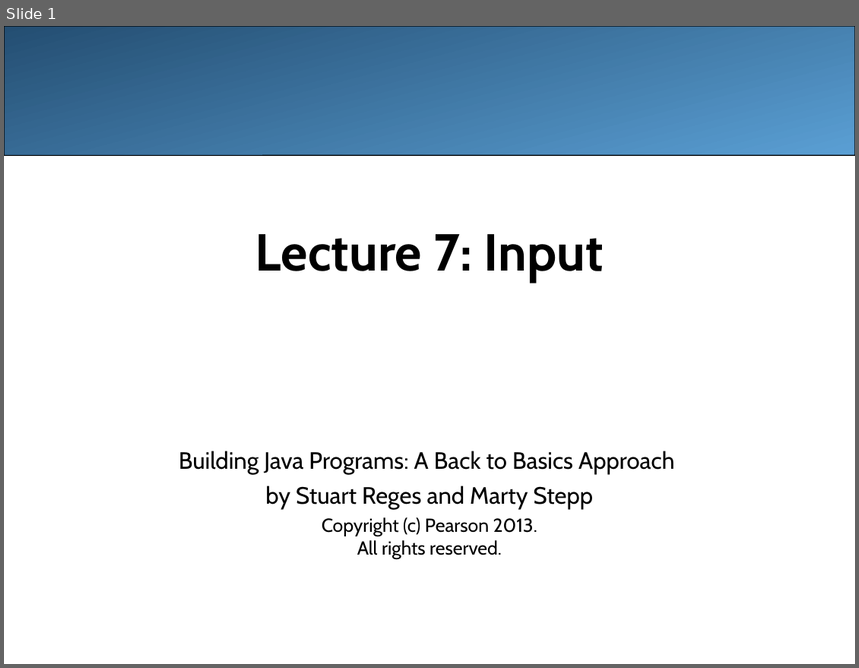
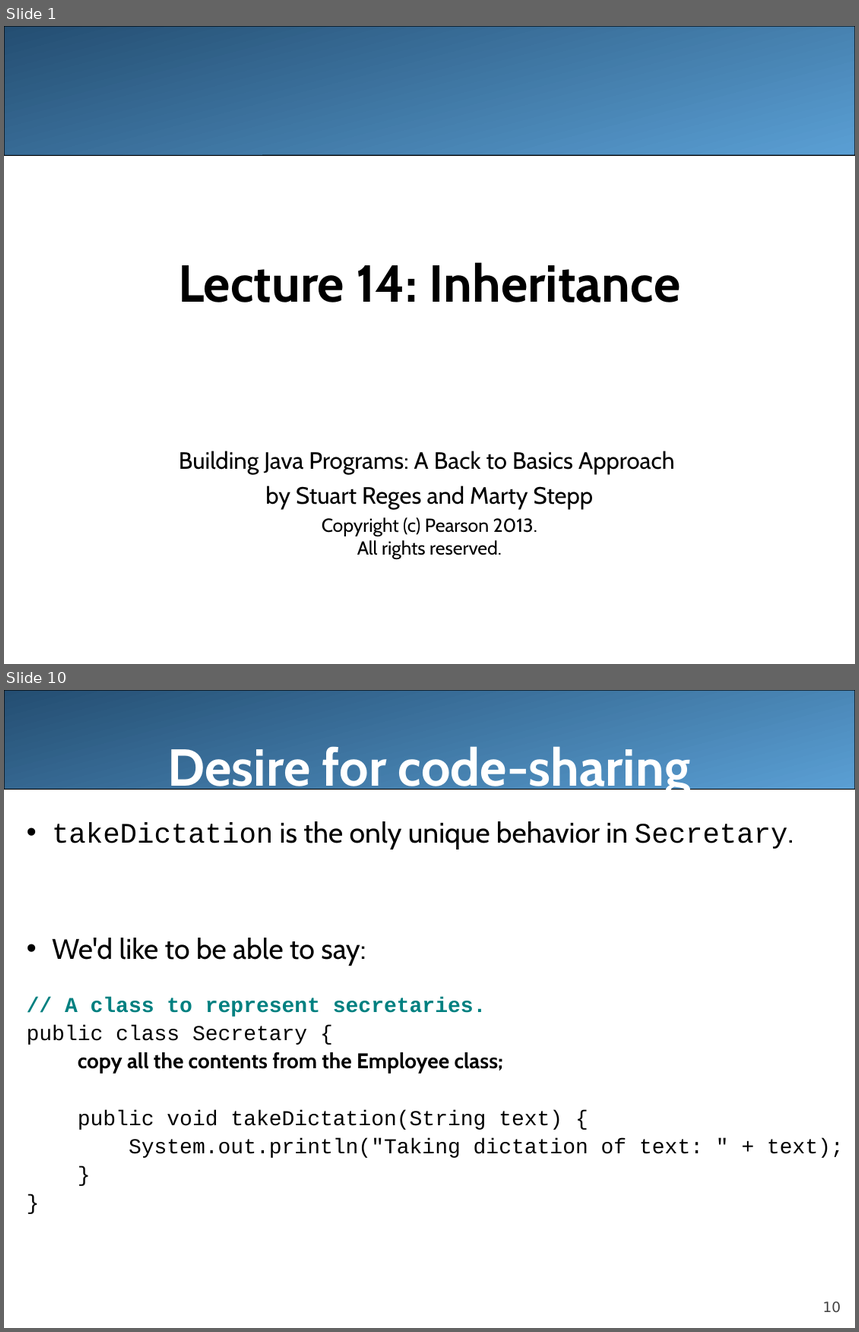
Before and after one commit to LongBaoNguyen/longbaonguyen.github.io, a slide deck: courses/apcsa/lecture14.ppt. Shown one above the other, each under a label of ours: slide 1 before the commit, slides 1 and 10 after it; the slides between them are not shown. The pictures are 859x668 and 859x1332 pixels, drawn with LibreOffice and Linux fonts; fonts in the diff are those of the drawing. Boxes give left, top, right and bottom in pixels: in the first picture for what was removed or moved away, otherwise in the second. Text is boxed around its words. In the diff, an @@ line names an element or a change of style, - is before the commit and + after.

Commit message:
inheritance

```diff
--- a/courses/apcsa/lecture14.ppt
+++ b/courses/apcsa/lecture14.ppt
@@ slide 10 added at box(4, 690, 855, 1328), background #FFFFFF @@
@@ rounded rectangle added at box(4, 690, 855, 790), fill gradient #244E72 to #5A9FD4, outline #000000 0.74 pt @@
@@ title added at box(168, 746, 690, 797), 44 pt, text #FFFFFF, bold @@
+Desire for code-sharing
@@ text added at box(27, 821, 844, 1158), 18 pt, text #000000 @@
+• takeDictation is the only unique behavior in Secretary.
+• We'd like to be able to say:
+// A class to represent secretaries.
+public class Secretary {
+copy all the contents from the Employee class;
+public void takeDictation(String text) {
+System.out.println("Taking dictation of text: " + text);
+}
+}
@@ page number added at box(823, 1302, 842, 1313), 12 pt, text #424242 @@
+10
@@ slide 1 changed as well @@
@@ title at box(178, 262, 680, 303): text changed @@
-Lecture 7: Input
+Lecture 14: Inheritance
```
Also in this commit, not shown: 1 other slide changed, 20 other slides added, 34 slides removed, 27 other files.
